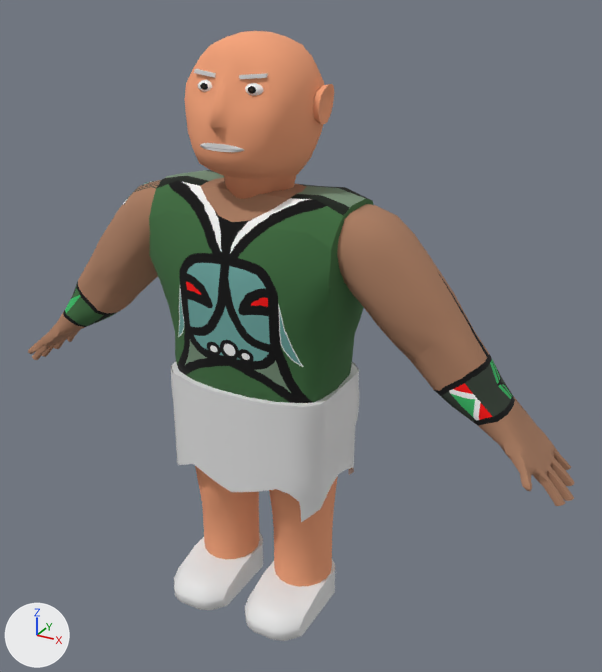
One commit to the FBX model Assets/Models/sartom.fbx: the scene before it, then after it.
Both versions are drawn from a 50 mm camera at (3.23, -5.22, 5.08) aimed at (0.29, 0.12, 2.41). Arrows for +X, +Y and +Z are at lower left; the lights stay in place. Where no turn or scale is listed for an object, it has been applied to the vertices.

Objects in the first picture: 'arm_left', 'arm_right', 'body', 'ear_left', 'head', 'leg_left', 'leg_right', 'shoe_left', 'shoe_right', 'skirt', 'skirt_hidden'.
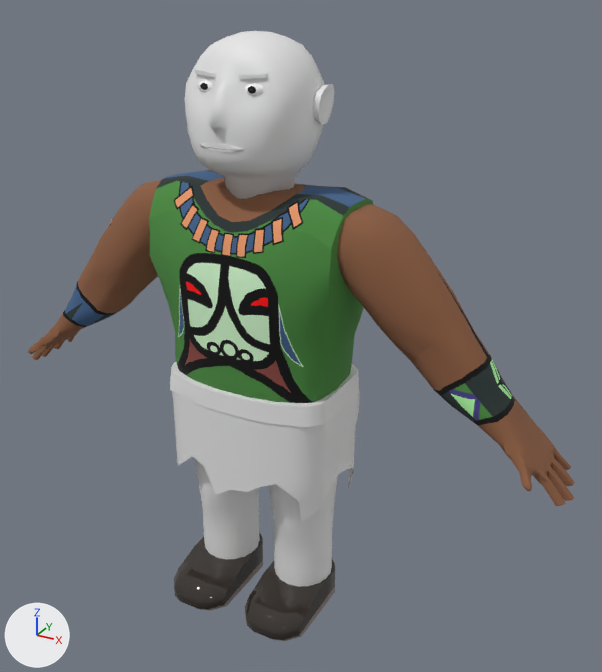
The change, as a diff of the scene's bpy script:
```diff
--- a/Assets/Models/sartom.fbx.py
+++ b/Assets/Models/sartom.fbx.py
@@ mat_19___default @@
 mat_19___default = principled_material('19 - Default')
-mat_19___default.texture = img_akuxa_arm_right_texture_png
+mat_19___default.texture = img_sartom_arm_right_png
 mat_19___default.roughness = 1.0
@@ mat_20___default @@
 mat_20___default = principled_material('20 - Default')
-mat_20___default.texture = img_akuxa_arm_left_texture_png
+mat_20___default.texture = img_sartom_arm_left_png
 mat_20___default.roughness = 1.0
@@ mat_08___default @@
 mat_08___default = principled_material('08 - Default')
-mat_08___default.texture = img_akuxa_body_texture_png
+mat_08___default.texture = img_sartom_body_png
 mat_08___default.roughness = 1.0
@@ me_mesh_014 @@
 me_mesh_014.from_pydata(...)  # 153 vertices, 302 faces; spans x -0.012..0.058, y -0.1..0.123, z -0.141..0.125
-me_mesh_014.materials.append(mat_07___default)  # orange #f5a379
@@ me_mesh_002 @@
 me_mesh_002.from_pydata(...)  # 471 vertices, 938 faces; spans x -0.511..0.497, y -0.571..0.462, z -0.635..0.559
-me_mesh_002.materials.append(mat_07___default)  # orange #f5a379
@@ me_mesh_001 @@
 me_mesh_001.from_pydata(...)  # 202 vertices, 400 faces; spans x -0.3..0.43, y -0.33..0.39, z -0.67..1.0
-me_mesh_001.materials.append(mat_07___default)  # orange #f5a379
@@ me_mesh_015 @@
 me_mesh_015.from_pydata(...)  # 163 vertices, 164 faces; spans x -0.267..0.267, y -0.516..0.457, z 0.0..0.254
+me_mesh_015.materials.append(mat_material__0)  # picture img_shoe_tt_png
@@ me_mesh_004 @@
 me_mesh_004.from_pydata(...)  # 163 vertices, 164 faces; spans x -0.267..0.267, y -0.516..0.457, z 0.0..0.254
+me_mesh_004.materials.append(mat_21___default)  # picture img_shoe_tt_png
@@ me_mesh_016 @@
 me_mesh_016.from_pydata(...)  # 202 vertices, 400 faces; spans x -0.43..0.3, y -0.33..0.39, z -0.67..1.0
-me_mesh_016.materials.append(mat_07___default)  # orange #f5a379
@@ me_mesh_011 @@
-me_mesh_011.from_pydata(...)  # 415 vertices, 383 faces; spans x -0.728..0.728, y -0.571..0.494, z -0.55..0.55
+me_mesh_011.from_pydata(...)  # 343 vertices, 312 faces; spans x -0.728..0.728, y -0.571..0.491, z -0.69..0.417
+# me_mesh_011 part 1: 14 vertices moved from x -0.704..-0.003, y -0.571..-0.359, z -0.368..-0.08 to x -0.704..-0.003, y -0.571..-0.359, z -0.409..-0.032
+# me_mesh_011 part 2: 7 vertices moved from x 0.277..0.594, y 0.4..0.469, z -0.55..-0.188 to x 0.277..0.594, y 0.4..0.469, z -0.69..-0.143
+# me_mesh_011 part 3: 7 vertices moved from x 0.277..0.698, y -0.559..-0.359, z -0.368..-0.188 to x 0.277..0.698, y -0.559..-0.359, z -0.393..-0.115
```

Changed parts and their boxes [x1, y1, x2, y2] in the pictures (602 x 672 px; the box of a moved part takes in the faces that stretch with it):
'body', surface changed: [149, 170, 373, 403] in both
'arm_left', surface changed: [337, 204, 574, 506] in both
'head', recoloured (beige to grey): [185, 31, 325, 199] in both
'skirt', reshaped: before [171, 362, 360, 522]; after [172, 391, 360, 522]
'arm_right', surface changed: [28, 180, 161, 360] in both
'leg_left', recoloured (orange to grey): [269, 476, 338, 587] in both
'shoe_left', recoloured (white to black): [245, 560, 335, 641] in both
'leg_right', recoloured (orange to grey): [195, 459, 260, 559] in both
'shoe_right', recoloured (white to black): [174, 533, 263, 610] in both
'ear_left', recoloured (brown to grey): [313, 84, 334, 124] in both
part 1 of me_mesh_011, moved or reshaped: before [176, 431, 248, 492]; after [177, 431, 248, 494]
part 2 of me_mesh_011, moved or reshaped: before [349, 468, 354, 475]; after [348, 468, 354, 488]
part 3 of me_mesh_011, moved or reshaped: [247, 470, 326, 522] in both
'skirt_hidden', unchanged, uncovered by the edit: before [172, 362, 358, 407]; after [170, 362, 359, 428]
